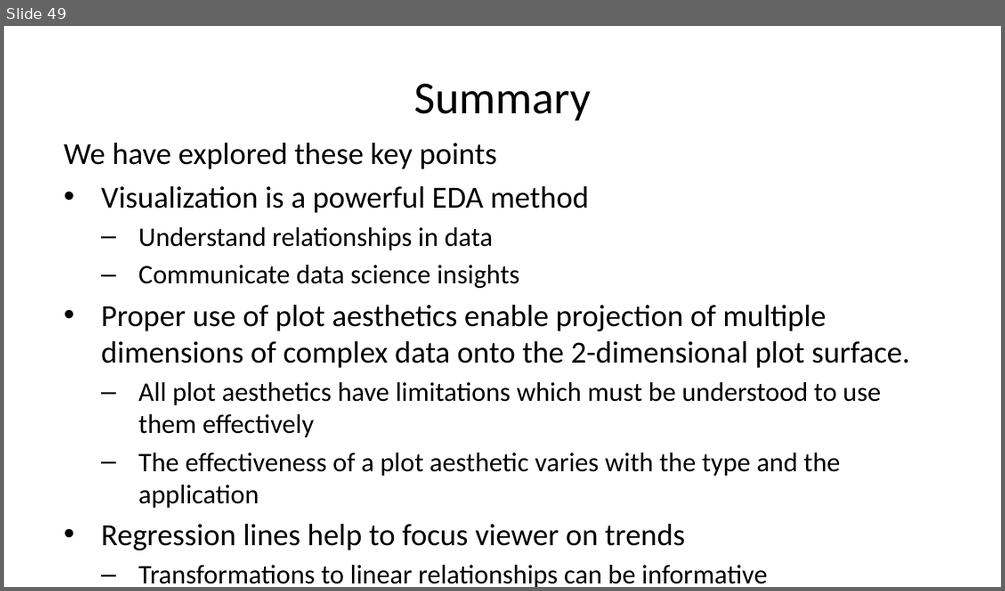
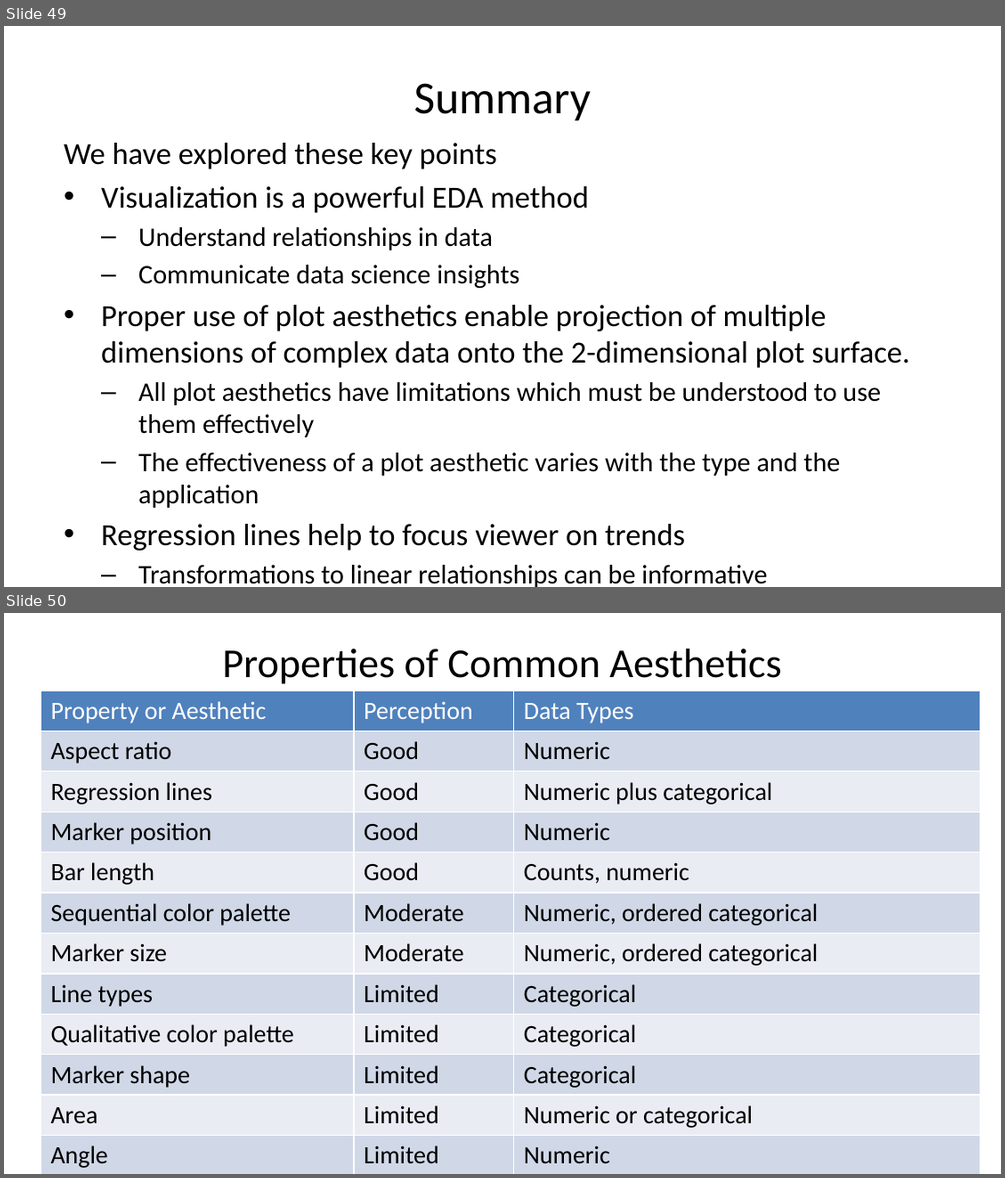
Before and after one commit to StephenElston/CSCI-E-83, a slide deck: LectureSlides/01_PreceptionForScientificVisualization.pptx. Shown one above the other, each under a label of ours: slide 49 before the commit, slides 49 and 50 after it. The pictures are 1005x591 and 1005x1178 pixels, drawn with LibreOffice and Linux fonts; fonts in the diff are those of the drawing. Boxes give left, top, right and bottom in pixels: in the first picture for what was removed or moved away, otherwise in the second. Text is boxed around its words. In the diff, an @@ line names an element or a change of style, - is before the commit and + after.

Commit message:
Updated figures in slides with correction titles

```diff
--- a/LectureSlides/01_PreceptionForScientificVisualization.pptx
+++ b/LectureSlides/01_PreceptionForScientificVisualization.pptx
@@ slide 50 added at box(4, 613, 1001, 1174), background #FFFFFF @@
@@ title added at box(222, 649, 781, 684), 29.7 pt, text #000000 @@
+Properties of Common Aesthetics
@@ table added at box(40, 690, 979, 1171), 12 rows, 3 columns @@
+Property or Aesthetic | Perception | Data Types
+Aspect ratio | Good | Numeric
+Regression lines | Good | Numeric plus categorical
+Marker position | Good | Numeric
+Bar length | Good | Counts, numeric
+Sequential color palette | Moderate | Numeric, ordered categorical
+Marker size | Moderate | Numeric, ordered categorical
+Line types | Limited | Categorical
+Qualitative color palette | Limited | Categorical
+Marker shape | Limited | Categorical
+Area | Limited | Numeric or categorical
+Angle | Limited | Numeric
```
Also in this commit, not shown: 9 slides changed.
